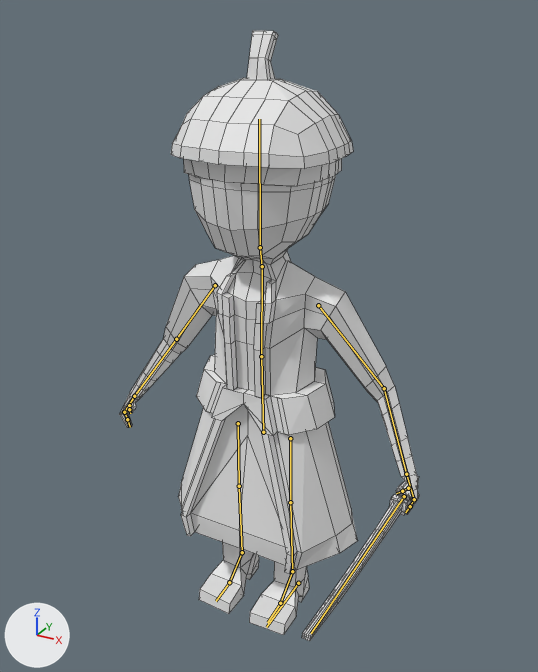
One commit to the Blender file Map/Assets/Models/Yamato_samurai/Yamato_samurai.blend: the scene before it, then after it.
Rendered twice from a camera (50 mm lens) standing at (8.91, -15.91, 16.53) and looking at (0.8, -1.16, 9.16). Arrows for +X, +Y and +Z are at lower left; the lights stay in place. The bones that bend it are drawn over the model as lines. Mesh edges are drawn as thin lines.

Names of what the first picture shows: 'Samurai'.
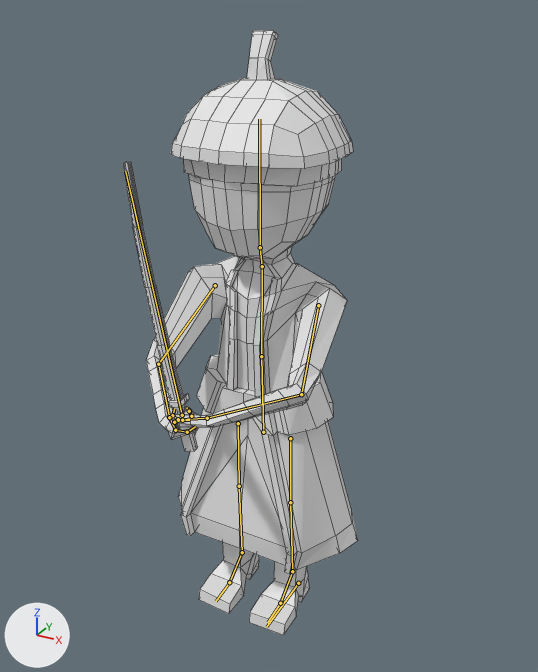
The newer file adds an action. The first version stands in its rest pose; the second is drawn at frame 1 of the action 'Attack'.

The edits, one by one:
Bone 'Brazo.L' (bone_brazo_l) turns from (0, 0, 0) to (-15, -15, -63) degrees about its own x, y and z.
Bone 'Antebrazo.L' (bone_antebrazo_l) turns from (0, 0, 0) to (-22, -4, -29) degrees about its own x, y and z.
Bone 'Mano.L' (bone_mano_l) turns from (0, 0, 0) to (11, -11, -19) degrees about its own x, y and z.
Bone 'Dedos1.L' (bone_dedos1_l) turns from (0, 0, 0) to (21, -1, 8) degrees about its own x, y and z.
Bone 'Dedos2.L' (bone_dedos2_l) turns from (0, 0, 0) to (40, -3, 10) degrees about its own x, y and z.
Bone 'Pulgar1.L' (bone_pulgar1_l) turns from (0, 0, 0) to (-19, -2, -18) degrees about its own x, y and z.
Bone 'Brazo.R' (bone_brazo_r) turns from (0, 0, 0) to (-25, 7, 67) degrees about its own x, y and z.
Bone 'Antebrazo.R' (bone_antebrazo_r) turns from (0, 0, 0) to (-12, 1, 19) degrees about its own x, y and z.
Bone 'Mano.R' (bone_mano_r) turns from (0, 0, 0) to (11, 11, 19) degrees about its own x, y and z.
Bone 'Dedos1.R' (bone_dedos1_r) turns from (0, 0, 0) to (21, 1, -8) degrees about its own x, y and z.
Bone 'Dedos2.R' (bone_dedos2_r) turns from (0, 0, 0) to (40, 3, -10) degrees about its own x, y and z.
Bone 'Pulgar1.R' (bone_pulgar1_r) turns from (0, 0, 0) to (-19, 2, 18) degrees about its own x, y and z.

Pixel boxes [x1, y1, x2, y2] of what changed, in the pictures (538 x 672 px):
'Samurai', posed (22% narrower): before [119, 30, 419, 641]; after [123, 30, 357, 635]
bone 'Brazo.L', root to tip: before (318, 305) to (384, 388); after (318, 305) to (301, 394)
bone 'Antebrazo.L', root to tip: before (384, 388) to (406, 474); after (301, 394) to (207, 418)
bone 'Mano.L', root to tip: before (406, 474) to (414, 499); after (207, 418) to (178, 419)
bone 'Dedos1.L', root to tip: before (414, 499) to (410, 506); after (178, 419) to (172, 415)
bone 'Dedos2.L', root to tip: before (410, 506) to (405, 512); after (172, 415) to (174, 408)
bone 'Pulgar1.L', root to tip: before (408, 488) to (402, 491); after (191, 416) to (189, 411)
bone 'Brazo.R', root to tip: before (215, 285) to (176, 339); after (215, 285) to (158, 364)
bone 'Antebrazo.R', root to tip: before (176, 339) to (134, 396); after (158, 364) to (169, 417)
bone 'Mano.R', root to tip: before (134, 396) to (124, 412); after (169, 417) to (175, 430)
bone 'Dedos1.R', root to tip: before (124, 412) to (127, 419); after (175, 430) to (187, 432)
bone 'Dedos2.R', root to tip: before (127, 419) to (130, 427); after (187, 432) to (195, 426)
bone 'Pulgar1.R', root to tip: before (129, 405) to (129, 409); after (174, 422) to (182, 420)
